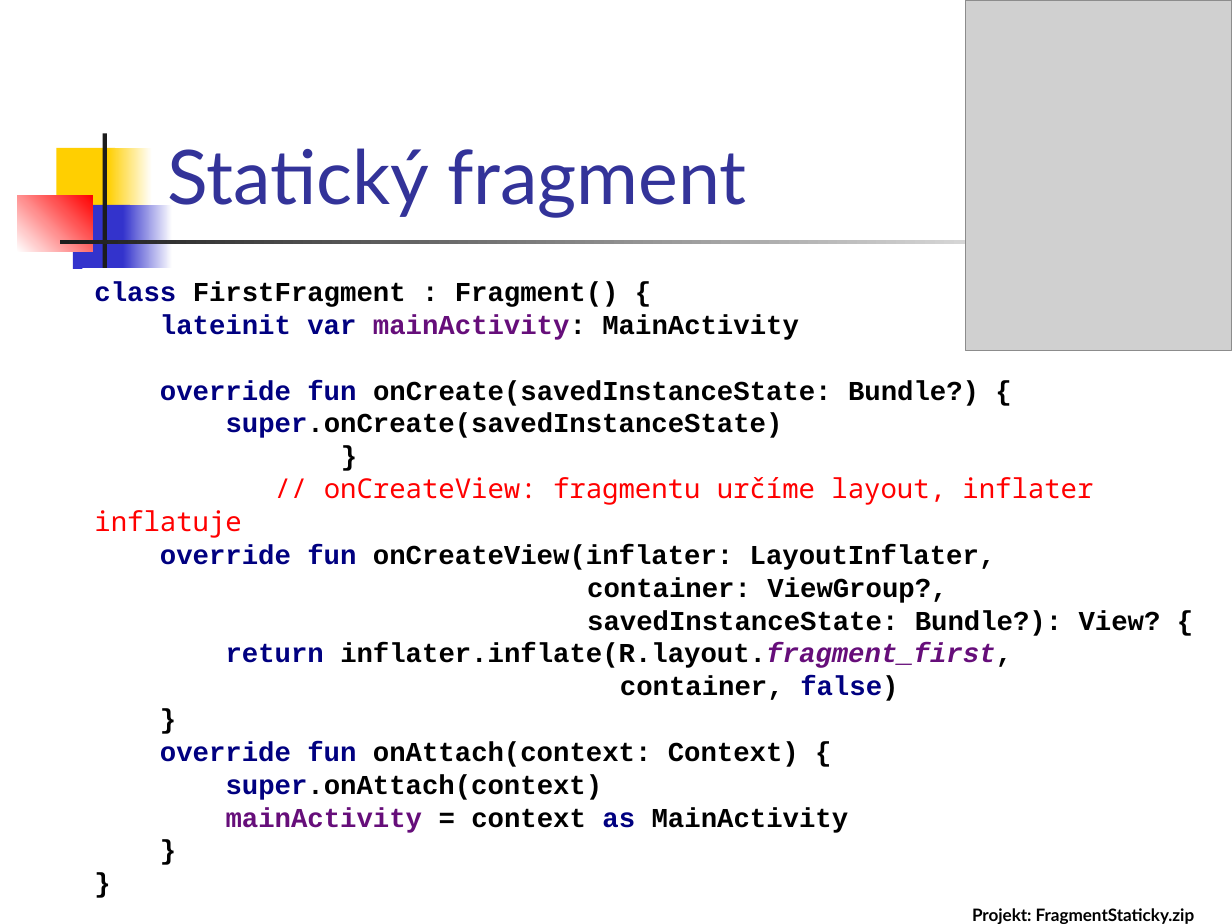
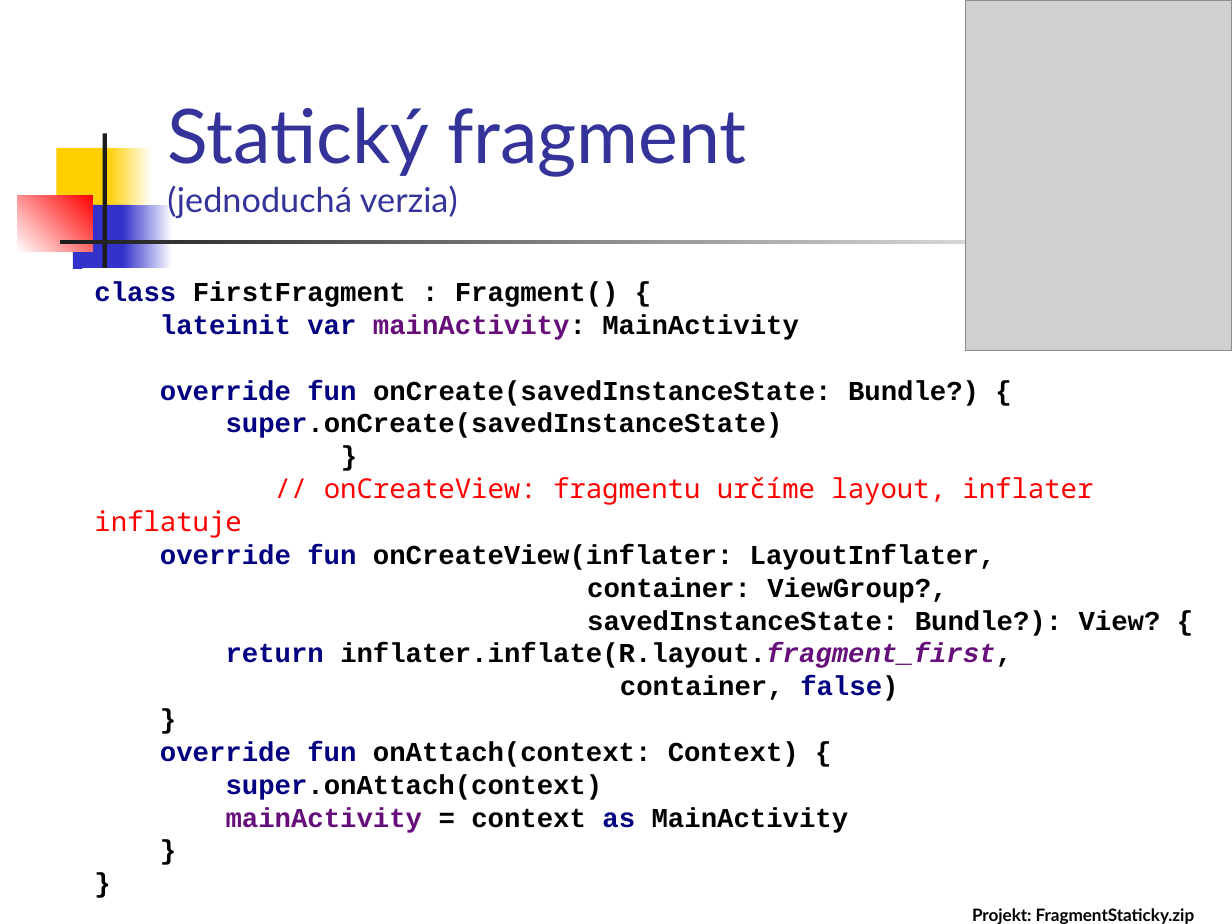
Before and after one commit to vmandro/Prednasky, a slide deck: slide 14 of 07/07_Android.ppt (slide 12 before the commit). Drawn at 1232x924 pixels with LibreOffice and Linux fonts; fonts in the diff are those of the drawing; grey boxes stand for pictures. Boxes give left, top, right and bottom in pixels: in the first picture for what was removed or moved away, otherwise in the second. Text is boxed around its words. In the diff, an @@ line names an element or a change of style, - is before the commit and + after.

```diff
--- a/07/07_Android.ppt
+++ b/07/07_Android.ppt
@@ title at (167, 107, 747, 219): text changed; size 44 to 20 pt @@
-Statický fragment
+Statický fragment
+(jednoduchá verzia)
```
Also in this commit, not shown: 23 other slides changed, 9 slides added, 2 slides removed, 1 other file.
